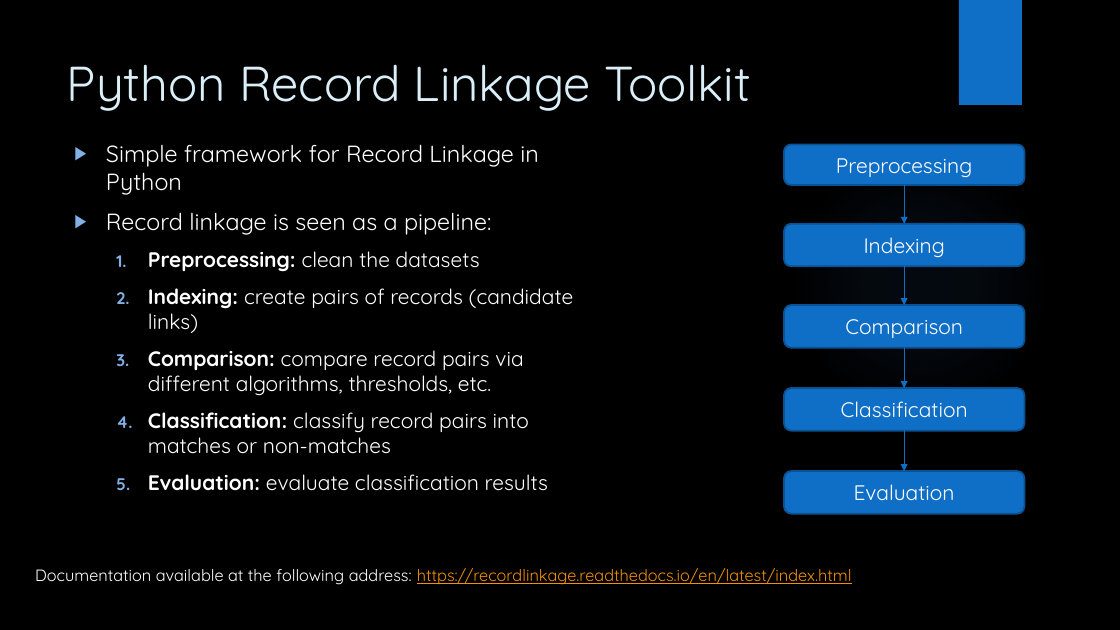
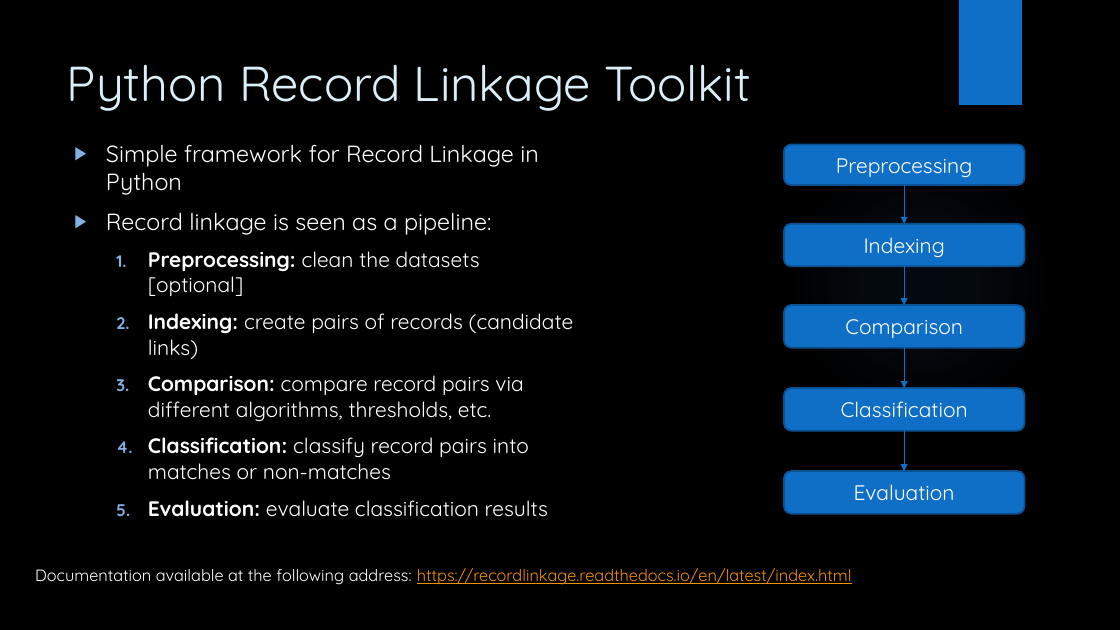
Before and after one commit to frenkowski/ML_aided_RecordLinkage, a slide deck: slide 4 of slides/Machine Learning aided Record Linkage.pptx. Drawn at 1120x630 pixels with LibreOffice and Linux fonts; fonts in the diff are those of the drawing; background and template pictures are left out. Boxes give left, top, right and bottom in pixels: in the first picture for what was removed or moved away, otherwise in the second. Text is boxed around its words. In the diff, an @@ line names an element or a change of style, - is before the commit and + after.

```diff
--- a/slides/Machine Learning aided Record Linkage.pptx
+++ b/slides/Machine Learning aided Record Linkage.pptx
@@ text at (x1=148, y1=251, x2=480, y2=296): text changed @@
-  1. Preprocessing: clean the datasets
+  1. Preprocessing: clean the datasets
+     [optional]
```
Also in this commit, not shown: 5 other slides changed, 24 slides added, 3 other files.
